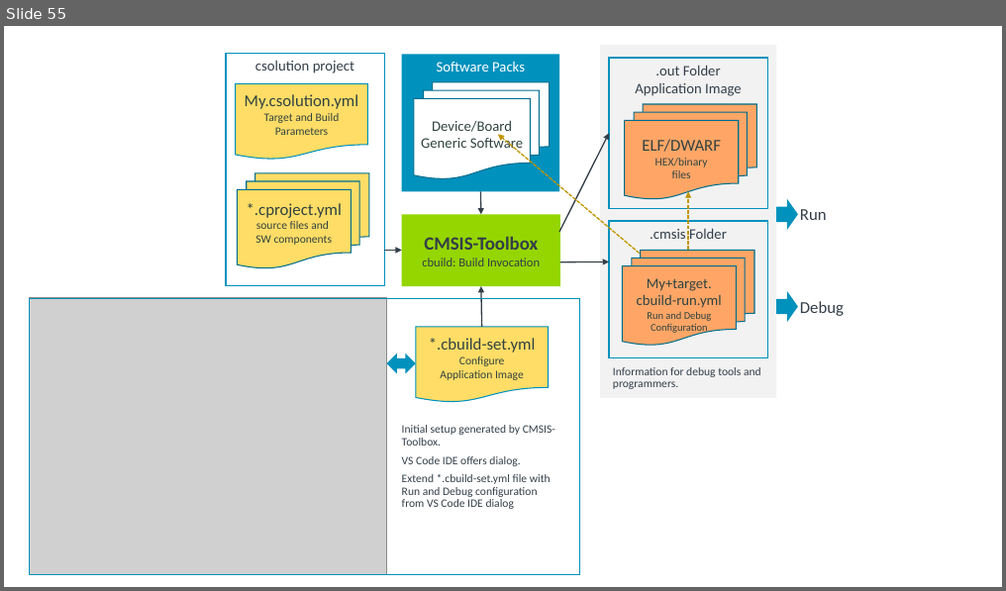
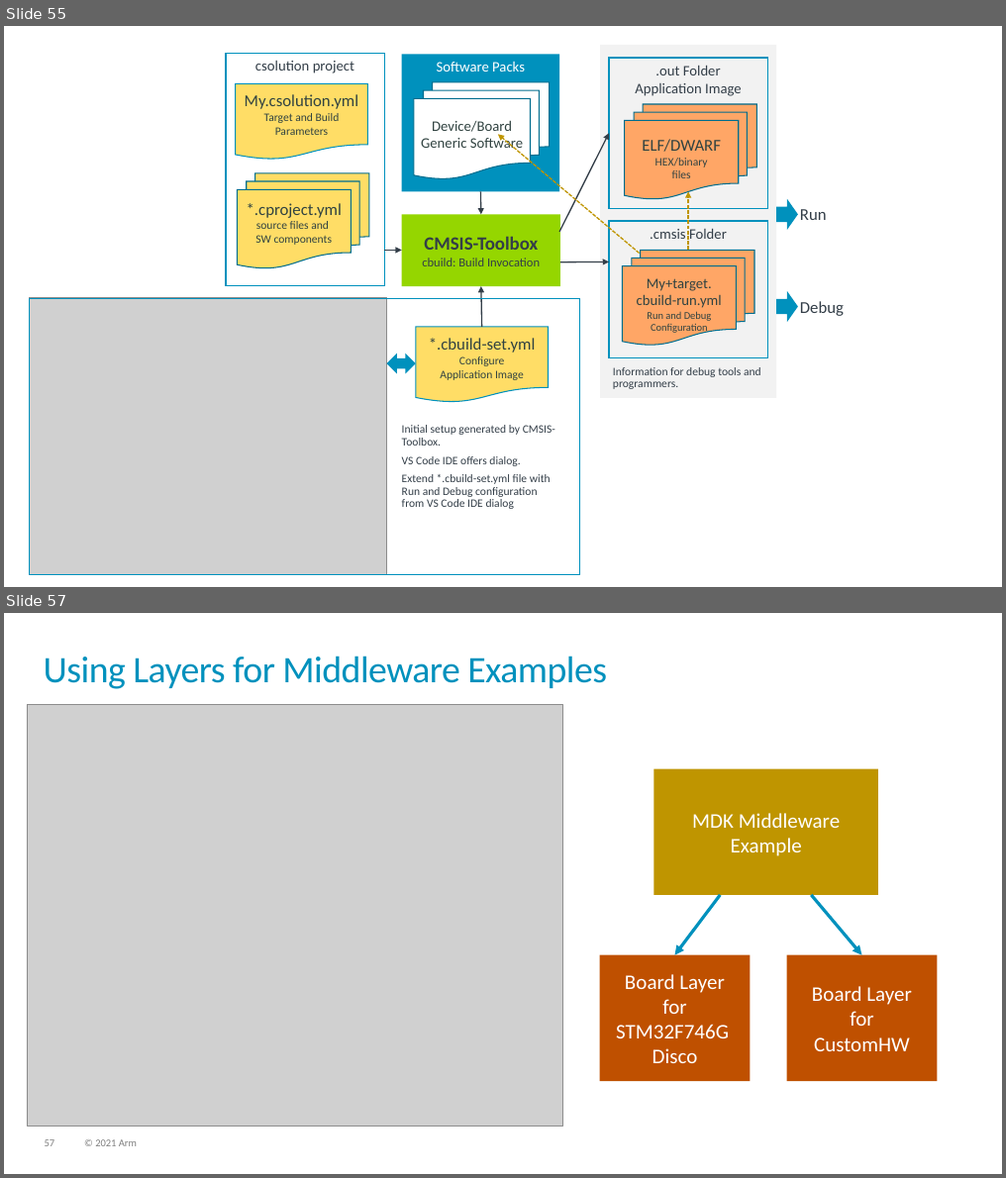
Before and after one commit to Open-CMSIS-Pack/cmsis-toolbox, a slide deck: docs/images/overview.pptx. Shown one above the other, each under a label of ours: slide 55 before the commit, slides 55 and 57 after it; the slides between them are not shown. The pictures are 1006x591 and 1006x1178 pixels, drawn with LibreOffice and Linux fonts; fonts in the diff are those of the drawing; grey boxes stand for pictures. Boxes give left, top, right and bottom in pixels: in the first picture for what was removed or moved away, otherwise in the second. Text is boxed around its words. In the diff, an @@ line names an element or a change of style, - is before the commit and + after.

```diff
--- a/docs/images/overview.pptx
+++ b/docs/images/overview.pptx
@@ slide 57 added at (x1=4, y1=613, x2=1002, y2=1174), background #FFFFFF @@
@@ title added at (x1=44, y1=656, x2=607, y2=689), 36 pt, text #0091BD @@
+Using Layers for Middleware Examples
@@ picture added at (x1=27, y1=705, x2=562, y2=1128) @@
@@ rectangle added at (x1=653, y1=768, x2=878, y2=894), fill #BF9500, 20 pt, text #FFFFFF @@
+MDK Middleware Example
@@ arrow added from (721, 895) to (675, 956), #0091BD 3 pt @@
@@ arrow added from (811, 895) to (862, 956), #0091BD 3 pt @@
@@ rectangle added at (x1=600, y1=956, x2=750, y2=1081), fill #BF5000, 20 pt, text #FFFFFF @@
+Board Layer
+for
+STM32F746G
+Disco
@@ rectangle added at (x1=787, y1=956, x2=938, y2=1081), fill #BF5000, 20 pt, text #FFFFFF @@
+Board Layer
+for
+CustomHW
@@ page number added at (x1=45, y1=1140, x2=55, y2=1147), 10 pt, text #7F7F7F @@
+57
@@ text added at (x1=95, y1=1140, x2=137, y2=1147), 10 pt, text #7F7F7F @@
+© 2021 Arm
```
Also in this commit, not shown: 3 other slides added, 17 other files.
